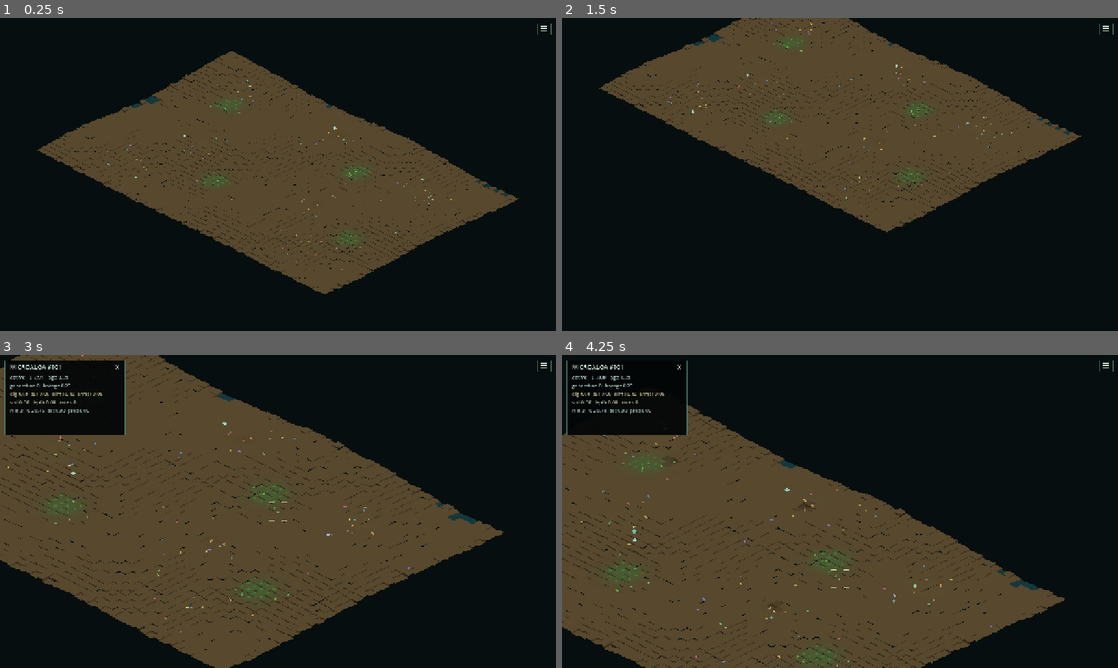
Above: before the commit, frames 1-4 (two rows, left to right).
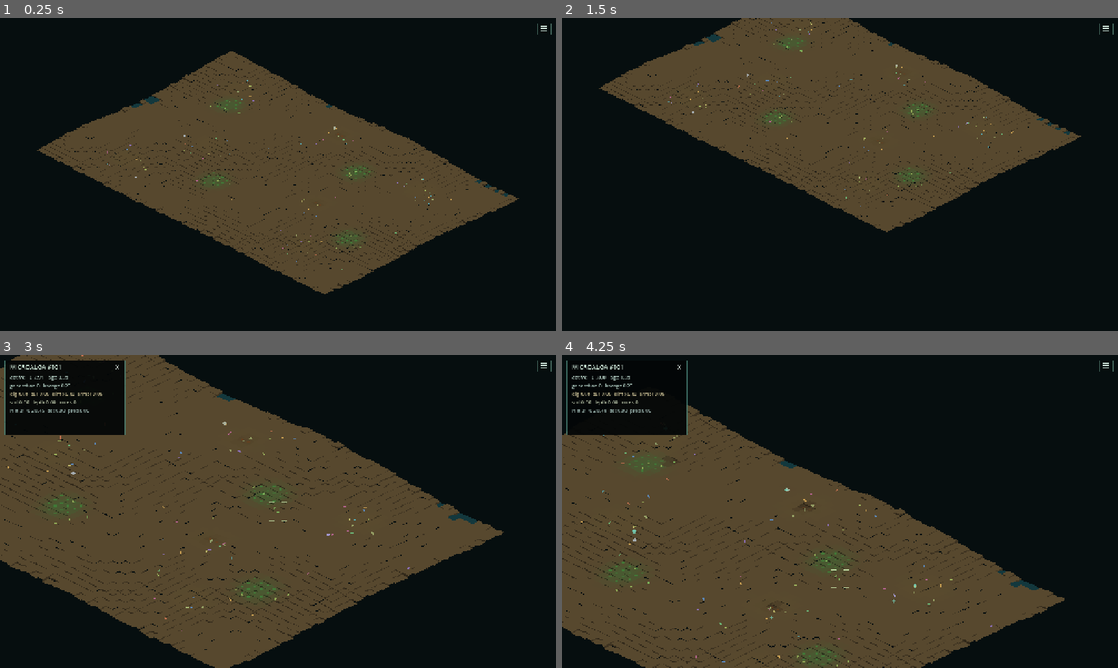
Above: after the commit, the same moments.

Repository: Rzbck/MicroC0re
Game: Godot game, scene res://src/app/main.tscn
The game is run twice, just before and just after one commit, with the same random seed, the same clock (stepped at 60 frames per second) and the same inputs.
Inputs (mouse positions are in pixels of both pictures, inside the frame that each line leads up to):
- Up to frame 1 (0.25 s): no input
- Up to frame 2 (1.5 s): tap Enter at 0.5 s; move the mouse to (812, 237) at 0.52 s; hold W 0.53-1.25 s; tap F at 0.6 s; click (812, 237) at 0.67 s; tap Space at 0.77 s; drag from (1006, 221) to (812, 237) at 1.27 s
- Up to frame 3 (3 s): tap Space at 2 s; move the mouse to (111, 464) at 2.02 s; hold A 2.03-2.75 s; tap N at 2.1 s; drag from (305, 511) to (111, 464) at 2.77 s
- Up to frame 4 (4.25 s): move the mouse to (756, 433) at 3.52 s; hold S from 3.53 s (still down); tap 2 at 3.6 s; tap Space at 3.77 s

The runs differ from the first frame. In frame 1, less than 0.1% of the frame differs, in the area x 19-78%, y 26-76%; in frame 2, less than 0.1%; in frame 3, less than 0.1%, in the area x 9-74%, y 21-89%; in frame 4, less than 0.1%.

Commit message:
Make evolving morphology visible at every LOD

Diff:
--- a/src/app/pixel_isometric_world.gd
+++ b/src/app/pixel_isometric_world.gd
@@ -863,28 +863,35 @@
 			1:
 				half_length = 2.35
 				half_width = 1.30
-				color = Color(0.62, 0.82, 0.76)
+				color = _evolved_lineage_tint(Color(0.62, 0.82, 0.76), agent, 0.34)
 			2:
 				half_length = 2.05
 				half_width = 0.92
-				color = Color(0.69, 0.69, 0.88)
+				color = _evolved_lineage_tint(Color(0.69, 0.69, 0.88), agent, 0.38)
 			3:
 				half_length = 1.65
 				half_width = 0.66
-				color = Color(0.82, 0.72, 0.44)
+				color = _evolved_lineage_tint(Color(0.82, 0.72, 0.44), agent, 0.42)
 			4:
 				half_length = 1.28
 				half_width = 0.88
-				color = Color(0.38, 0.68, 0.34)
+				color = _evolved_lineage_tint(Color(0.38, 0.68, 0.34), agent, 0.44)
 			5:
 				half_length = 1.36
 				half_width = 0.88
-				color = Color(0.72, 0.57, 0.35)
+				color = _evolved_lineage_tint(Color(0.72, 0.57, 0.35), agent, 0.44)
 			6:
 				half_length = 1.90
 				half_width = 0.72
-				color = Color(0.64, 0.56, 0.38)
-
+				color = _evolved_lineage_tint(Color(0.64, 0.56, 0.38), agent, 0.40)
+
+		var morph_scale: float = (
+			clampf(float(agent.gene_size), 0.74, 1.38)
+			if "gene_size" in agent
+			else 1.0
+		)
+		half_length *= morph_scale
+		half_width *= lerpf(0.90, 1.12, clampf((morph_scale - 0.74) / 0.64, 0.0, 1.0))
 		var heading: Vector2 = _project_heading_unscaled(float(agent.angle))
 		var side := Vector2(-heading.y, heading.x)
 		_batch_quad(
@@ -1002,7 +1009,12 @@
 		0.62,
 		2.60
 	)
-	var size: Vector2 = texture.get_size() * base_scale
+	var morph_scale: float = (
+		clampf(float(agent.gene_size), 0.74, 1.38)
+		if "gene_size" in agent
+		else 1.0
+	)
+	var size: Vector2 = texture.get_size() * base_scale * morph_scale
 	size.x = maxf(1.0, roundf(size.x))
 	size.y = maxf(1.0, roundf(size.y))
 
@@ -1125,6 +1137,15 @@
 	return null
 
 
+func _evolved_lineage_tint(base: Color, agent: Variant, amount: float = 0.38) -> Color:
+	if not "lineage_hue" in agent:
+		return base
+	return base.lerp(
+		_lineage_color(float(agent.lineage_hue)),
+		clampf(amount, 0.0, 0.72)
+	)
+
+
 func _agent_tint(kind: String, agent: Variant) -> Color:
 	match kind:
 		"bacterium":
@@ -1135,15 +1156,15 @@
 				color = color.lerp(Color(0.34, 0.42, 0.40), 0.62)
 			return color
 		"amoeba":
-			return Color(0.78, 0.90, 0.84)
+			return _evolved_lineage_tint(Color(0.78, 0.90, 0.84), agent, 0.34)
 		"ciliate":
-			return Color(0.84, 0.84, 0.95)
+			return _evolved_lineage_tint(Color(0.84, 0.84, 0.95), agent, 0.38)
 		"flagellate":
-			return Color(0.92, 0.84, 0.62)
+			return _evolved_lineage_tint(Color(0.92, 0.84, 0.62), agent, 0.42)
 		"alga":
-			return Color(0.90, 0.96, 0.86)
+			return _evolved_lineage_tint(Color(0.90, 0.96, 0.86), agent, 0.44)
 		"yeast":
-			return Color(0.94, 0.88, 0.78)
+			return _evolved_lineage_tint(Color(0.94, 0.88, 0.78), agent, 0.44)
 	return Color.WHITE
 
 
@@ -1175,7 +1196,7 @@
 		draw_line(
 			a,
 			b,
-			Color(0.64, 0.56, 0.38),
+			_evolved_lineage_tint(Color(0.64, 0.56, 0.38), colony, 0.42),
 			width_px,
 			false
 		)
@@ -1194,7 +1215,7 @@
 				tip - Vector2.ONE * px,
 				Vector2.ONE * px * 2.0
 			),
-			Color(0.78, 0.72, 0.50),
+			_evolved_lineage_tint(Color(0.78, 0.72, 0.50), colony, 0.34),
 			true
 		)
 
